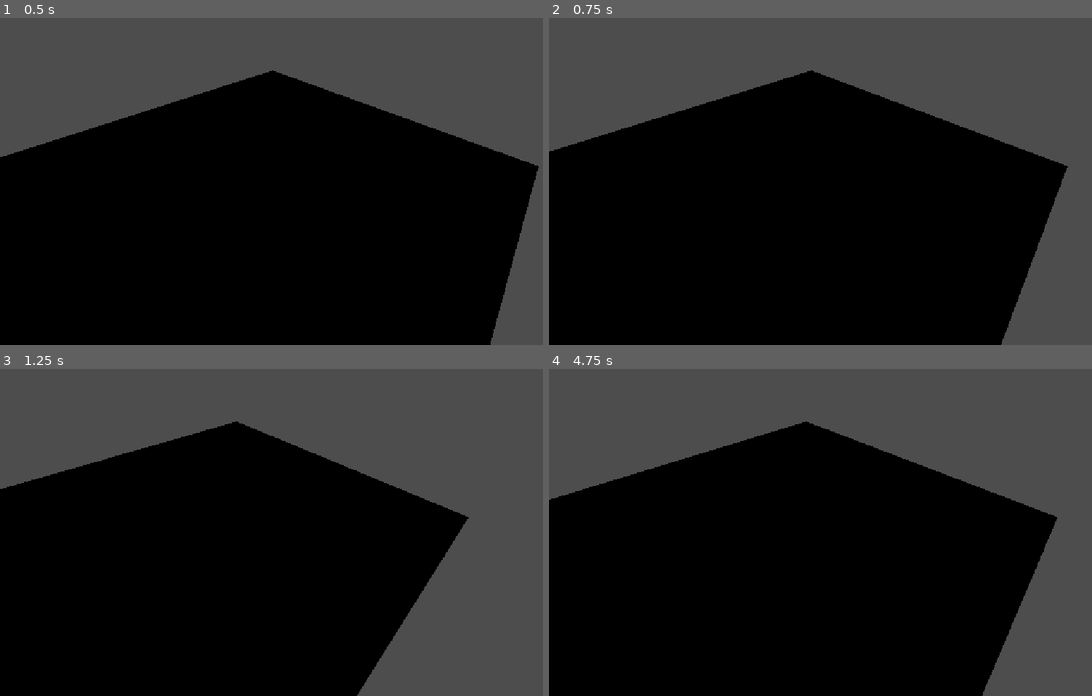
Above: before the commit, frames 1-4 (two rows, left to right).
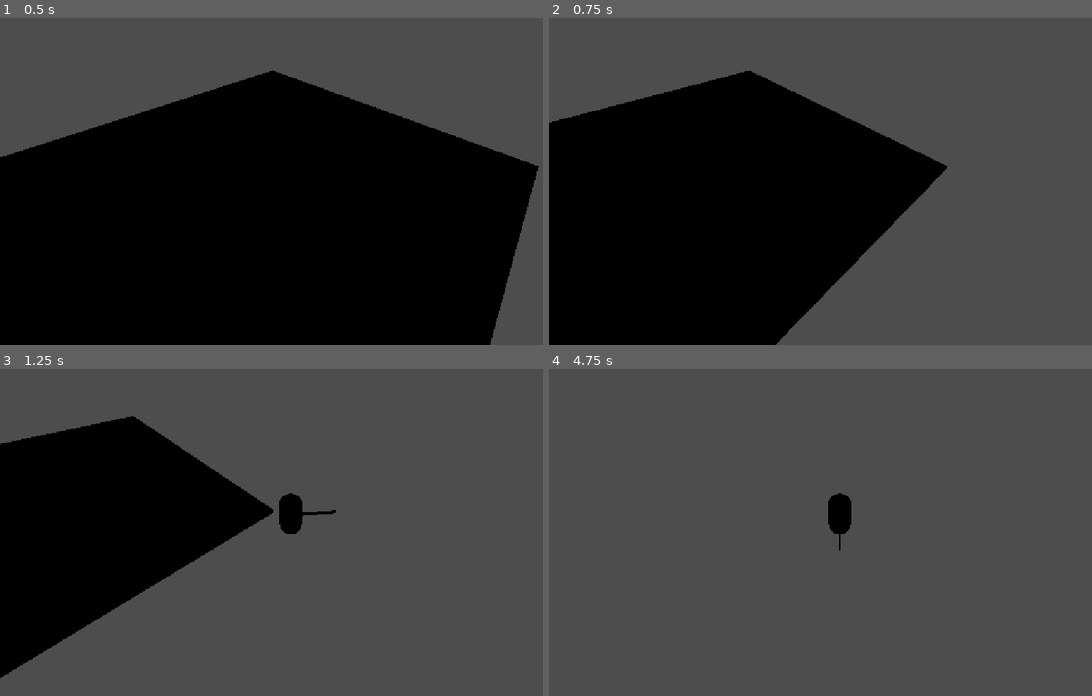
Above: after the commit, the same moments.

Repository: Nohait/MODAL_CSC
Game: Godot game, scene res://scenes/main.tscn
Same seed, same stepped clock (60 frames per second), same inputs: the game is played once before the commit and once after it.
Inputs (mouse positions are in pixels of both pictures, inside the frame that each line leads up to):
- Up to frame 1 (0.5 s): no input
- Up to frame 2 (0.75 s): tap Enter at 0.5 s; move the mouse to (967, 165) at 0.52 s; hold D (move_right) from 0.53 s (still down); tap Space (dash, bound only after the commit) at 0.6 s
- Up to frame 3 (1.25 s): keep holding D (move_right)
- Up to frame 4 (4.75 s): move the mouse to (722, 548) at 1.27 s; release D (move_right) at 1.28 s; hold S (move_backward) 1.28-2.03 s; tap Space (dash, bound only after the commit) every 0.75 s from 1.35 to 4.35 s; move the mouse to (896, 460) at 2.02 s; hold D (move_right) 2.03-2.78 s; move the mouse to (809, 597) at 2.77 s; hold W (move_forward) 2.78-3.53 s; move the mouse to (1015, 581) at 3.52 s; hold A (move_left) from 3.53 s (still down); move the mouse to (663, 483) at 4.27 s

Frame 1 is identical in both runs. In frame 2, 25% of the frame differs, in the area x 0-96%, y 16-100%; in frame 3, 39%; in frame 4, 62%, in the area x 0-94%, y 16-100%.

Commit message:
Implémentation du dash
Dash primaire :
- impossibilité de changer la direction du
dash pendant sa durée
- le joueur peut encore regarder ailleurs pendant le dash, ce qui doit changer

Diff:
--- a/gta-vii/project.godot
+++ b/gta-vii/project.godot
@@ -42,6 +42,11 @@
 "events": [Object(InputEventKey,"resource_local_to_scene":false,"resource_name":"","device":-1,"window_id":0,"alt_press …(192 unchanged characters)…
 ]
 }
+dash={
+"deadzone": 0.2,
+"events": [Object(InputEventKey,"resource_local_to_scene":false,"resource_name":"","device":-1,"window_id":0,"alt_pressed":false,"shift_pressed":false,"ctrl_pressed":false,"meta_pressed":false,"pressed":false,"keycode":0,"physical_keycode":32,"key_label":0,"unicode":32,"location":0,"echo":false,"script":null)
+]
+}
 
 [physics]
 
--- a/gta-vii/scenes/player.gd
+++ b/gta-vii/scenes/player.gd
@@ -6,6 +6,12 @@
 @onready var visual: Node3D = $visual
 
 const SPEED = 5.0
+const DASH_SPEED = 50.0
+const DASH_DURATION = 0.2
+
+var last_direction := Vector3.FORWARD
+var is_dashing := false
+var dash_time_left := 0.0
 
 func _physics_process(delta: float) -> void:
 	if not is_on_floor():
@@ -40,14 +46,38 @@
 	#On récupère la direction du joueur, par rapport à la caméra
 	var direction := camera_right * input_dir.x + camera_forward * (-input_dir.y)
 
-	#On normalise pour ne pas aller plus vite en diagonale
-	if direction.length() > 0.0:
-		direction = direction.normalized()
-		velocity.x = direction.x * SPEED
-		velocity.z = direction.z * SPEED
+
+
+
+	if Input.is_action_just_pressed("dash") and (not is_dashing):
+		#initialise le dash
+		is_dashing = true
+		dash_time_left = DASH_DURATION
+
+
+	if is_dashing:
+		#applique le dash
+		velocity.x = last_direction.x * DASH_SPEED
+		velocity.z = last_direction.z * DASH_SPEED
+
+		dash_time_left -= delta
+
+		if dash_time_left <= 0.0:
+			is_dashing = false
 	else:
-		velocity.x = 0.0
-		velocity.z = 0.0
+		#On normalise pour ne pas aller plus vite en diagonale
+		if direction.length() > 0.0:
+			direction = direction.normalized()
+			#On update la dernière direction prise
+			last_direction = direction
+			velocity.x = direction.x * SPEED
+			velocity.z = direction.z * SPEED
+		else:
+			velocity.x = 0.0
+			velocity.z = 0.0
+
+
+	#VISEE DU JOUEUR
 
 	#Recuperation de la position de la souris
 	#Le viewport est la zone dans laquelle le jeu est rendu
